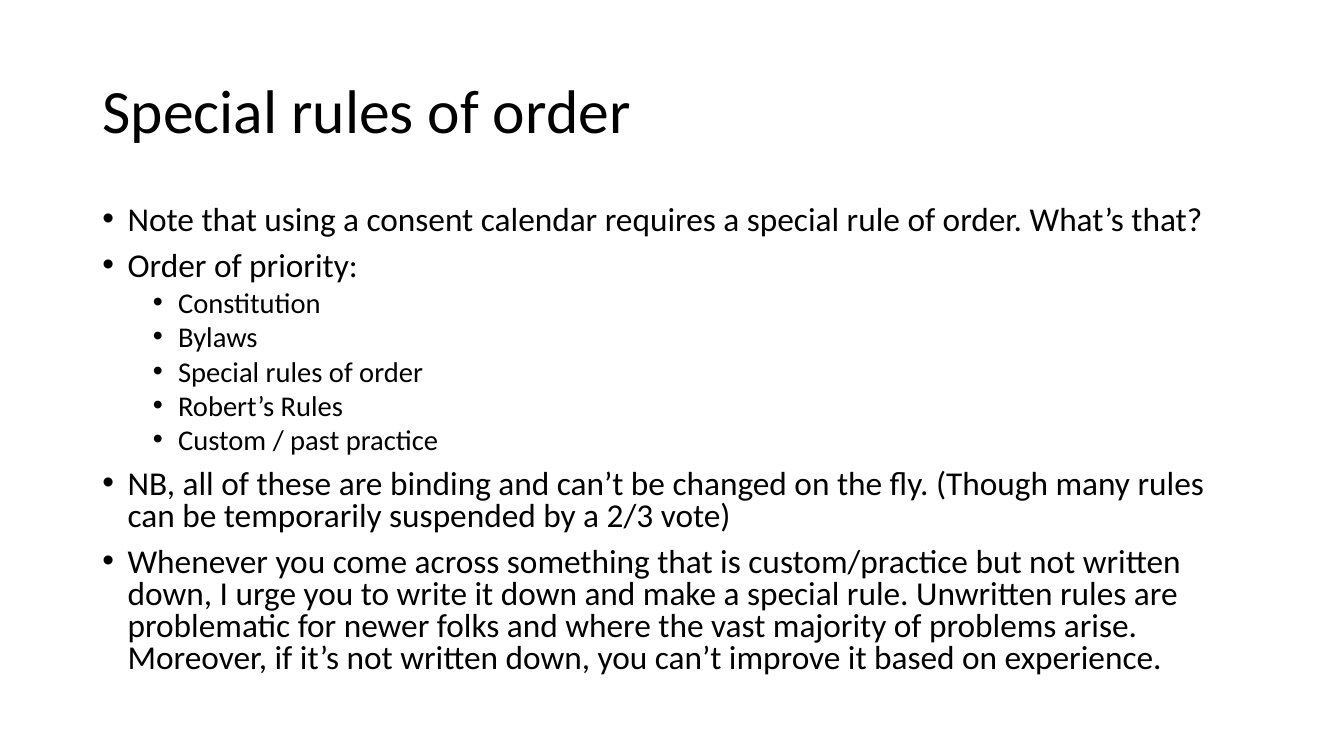
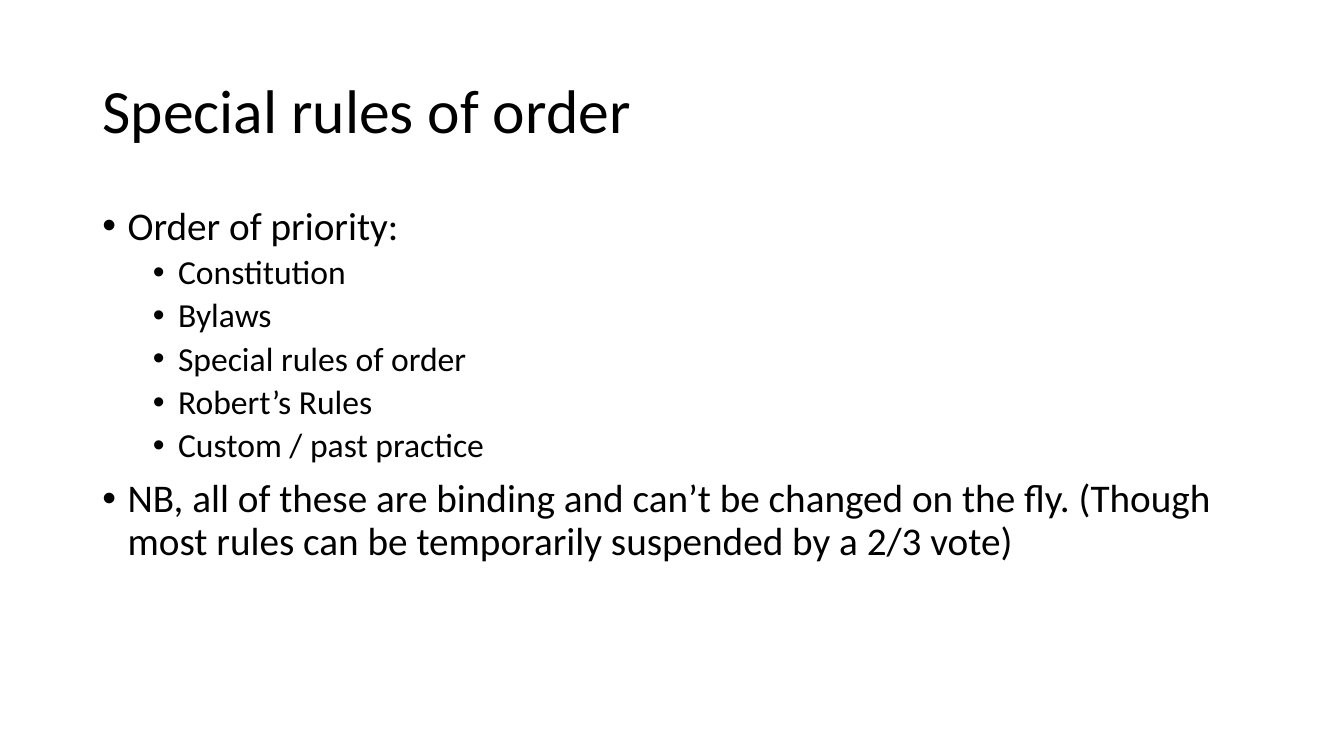
Before and after one commit to AdamSwenson/parliamentary-procedure-explainers, a slide deck: slide 37 of chico-specific/Chico presentation.pptx (slide 35 before the commit). Drawn at 1344x756 pixels with LibreOffice and Linux fonts; fonts in the diff are those of the drawing. Boxes give left, top, right and bottom in pixels: in the first picture for what was removed or moved away, otherwise in the second. Text is boxed around its words. In the diff, an @@ line names an element or a change of style, - is before the commit and + after.

```diff
--- a/chico-specific/Chico presentation.pptx
+++ b/chico-specific/Chico presentation.pptx
@@ text at (128,207,1202,237): paragraph removed @@
-• Note that using a consent calendar requires a special rule of order. What’s that?
@@ text at (128,212,484,463): size 23.8 to 28 pt in "Order of priority:"; size 20.4 to 24 pt in "Constitution", "Bylaws", "Special rules of order", "Robert’s Rules" and 1 more places; line spacing 0.8 to 0.9 @@
@@ text at (128,483,1211,562): text changed; size 23.8 to 28 pt @@
-• NB, all of these are binding and can’t be changed on the fly. (Though many rules can be temporarily suspended by a 2/3 vote)
-• Whenever you come across something that is custom/practice but not written down, I urge you to write it down and make a special rule. Unwritten rules are problematic for newer folks and where the vast majority of problems arise. Moreover, if it’s not written down, you can’t improve it based on experience.
+• NB, all of these are binding and can’t be changed on the fly. (Though most rules can be temporarily suspended by a 2/3 vote)
```
Also in this commit, not shown: 3 other slides changed, 2 slides added, 1 other file.
